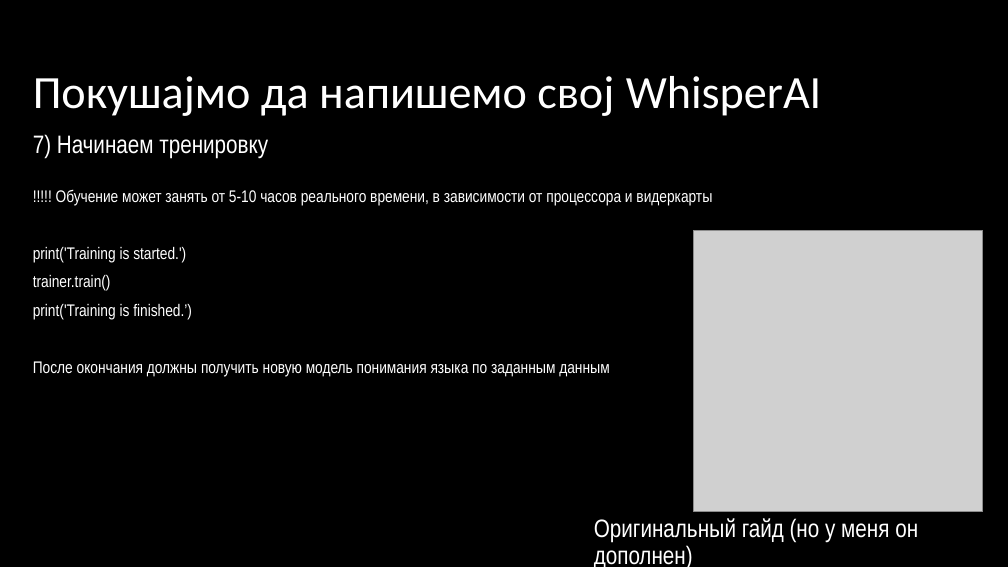
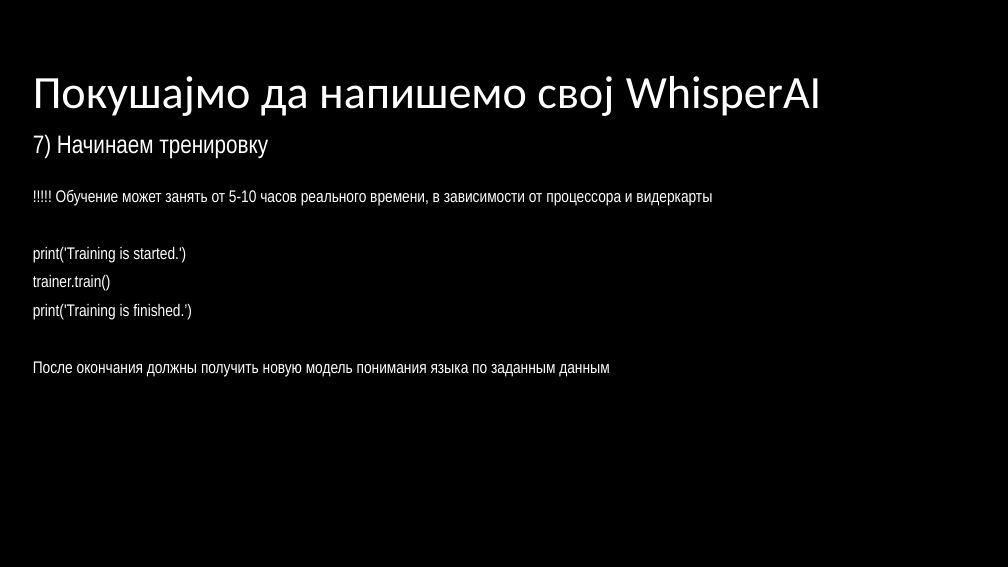
Before and after one commit to IlyaSannikow/Machine-learning, a slide deck: slide 24 of WhisperAI/WhisperAI.pptx. Drawn at 1008x567 pixels with LibreOffice and Linux fonts; fonts in the diff are those of the drawing; grey boxes stand for pictures. Boxes give left, top, right and bottom in pixels: in the first picture for what was removed or moved away, otherwise in the second. Text is boxed around its words. In the diff, an @@ line names an element or a change of style, - is before the commit and + after.

```diff
--- a/WhisperAI/WhisperAI.pptx
+++ b/WhisperAI/WhisperAI.pptx
@@ picture removed at (x1=693, y1=231, x2=983, y2=513) @@
@@ text removed at (x1=594, y1=518, x2=918, y2=567) @@
-Оригинальный гайд (но у меня он дополнен)
```
Also in this commit, not shown: 1 other slide changed, 1 slide added.
